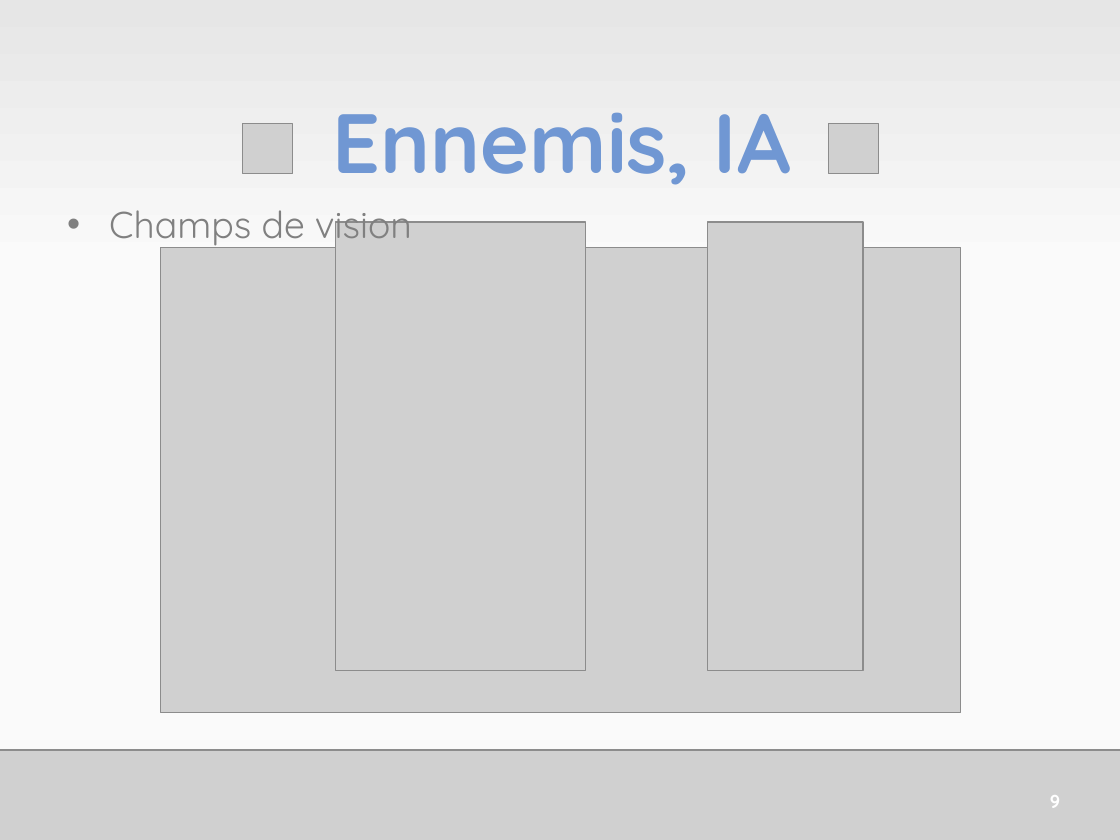
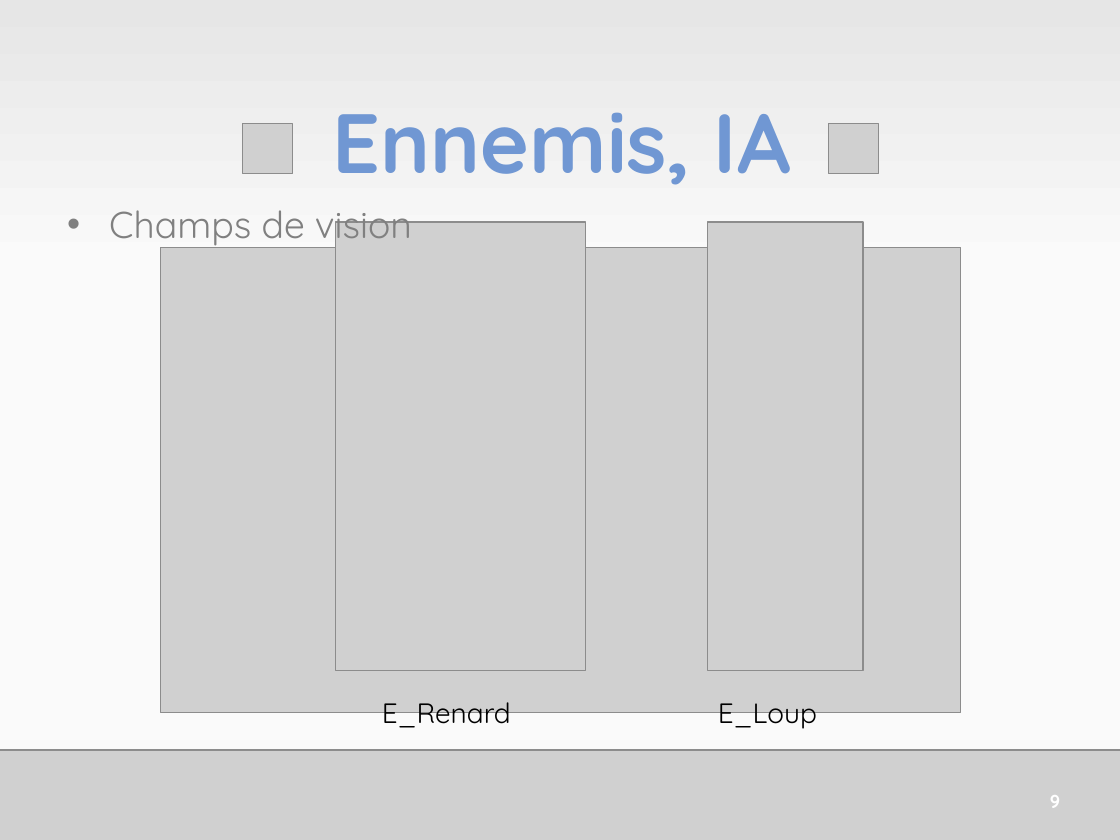
Before and after one commit to HE-ArcSurvivors/james-gouin-v1, a slide deck: slide 10 of Administration/JamesGouinSePresente.pptx. Drawn at 1120x840 pixels with LibreOffice and Linux fonts; fonts in the diff are those of the drawing; grey boxes stand for pictures. Boxes give left, top, right and bottom in pixels: in the first picture for what was removed or moved away, otherwise in the second. Text is boxed around its words. In the diff, an @@ line names an element or a change of style, - is before the commit and + after.

```diff
--- a/Administration/JamesGouinSePresente.pptx
+++ b/Administration/JamesGouinSePresente.pptx
@@ text added at box(382, 702, 817, 731), 18 pt, text #000000 @@
+E_Renard E_Loup
```
Also in this commit, not shown: 9 other slides changed.
